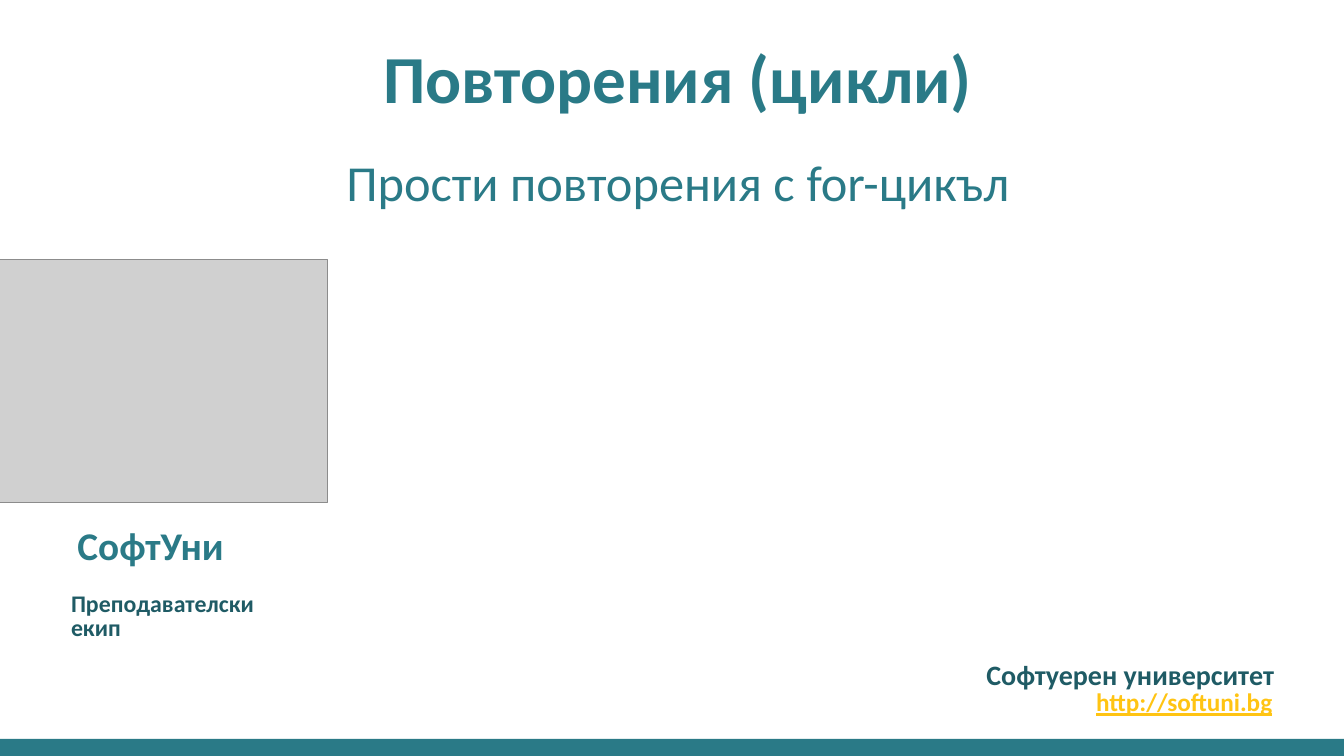
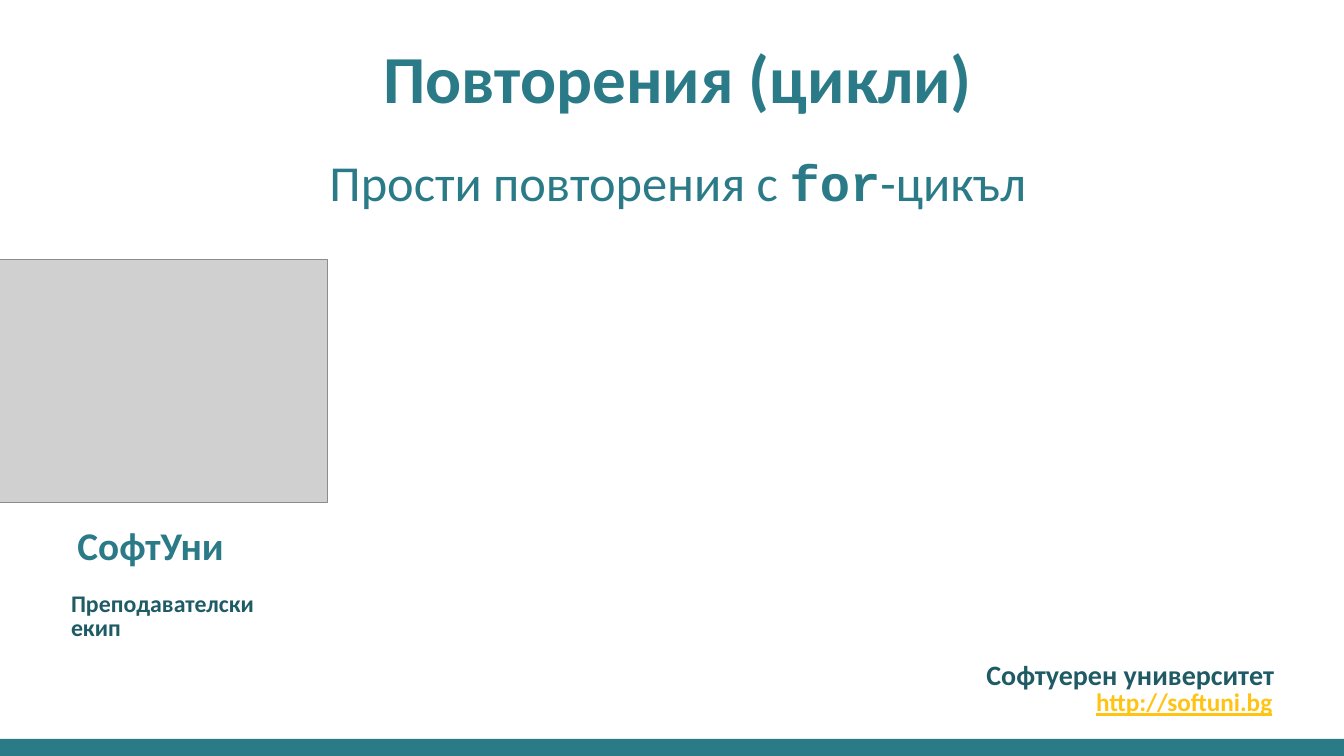
Before and after one commit to Sim0o0na/SoftUni-Svetlina-IT-Labs-PB-Python, a slide deck: slide 1 of For Loop/07.1 PB-Python-For-Loop.pptx. Drawn at 1344x756 pixels with LibreOffice and Linux fonts; fonts in the diff are those of the drawing; grey boxes stand for pictures; background and template pictures are left out. Boxes give left, top, right and bottom in pixels: in the first picture for what was removed or moved away, otherwise in the second. Text is boxed around its words. In the diff, an @@ line names an element or a change of style, - is before the commit and + after.

```diff
--- a/For Loop/07.1 PB-Python-For-Loop.pptx
+++ b/For Loop/07.1 PB-Python-For-Loop.pptx
@@ subtitle "Прости повторения с for-цикъл" at (329,164,1027,210): font Calibri to Courier New, bold on in "for-цикъл" @@
```
Also in this commit, not shown: 4 other files.
